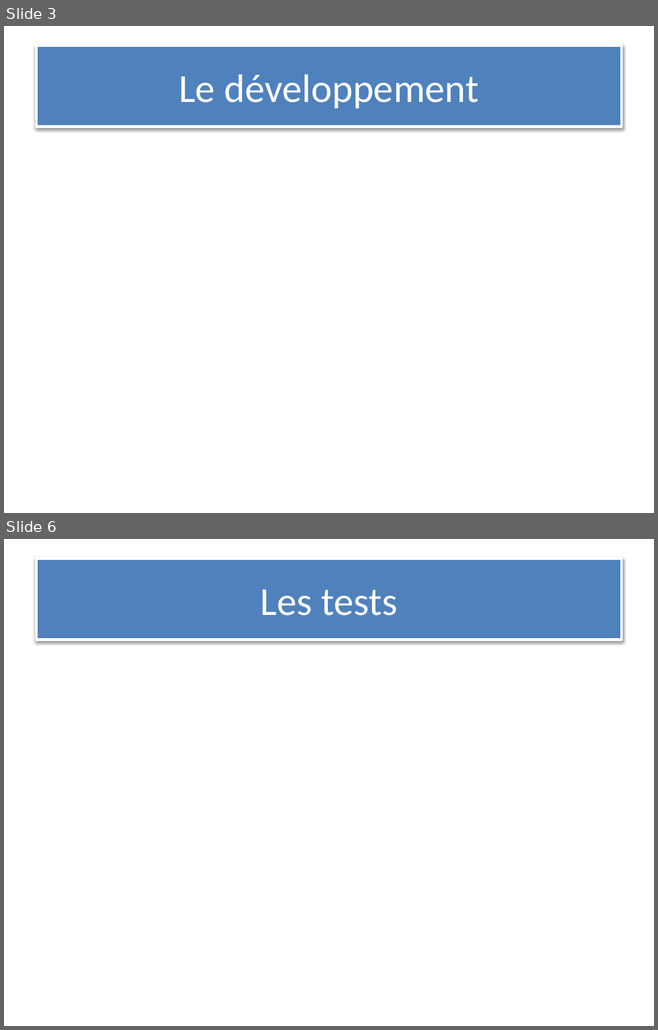
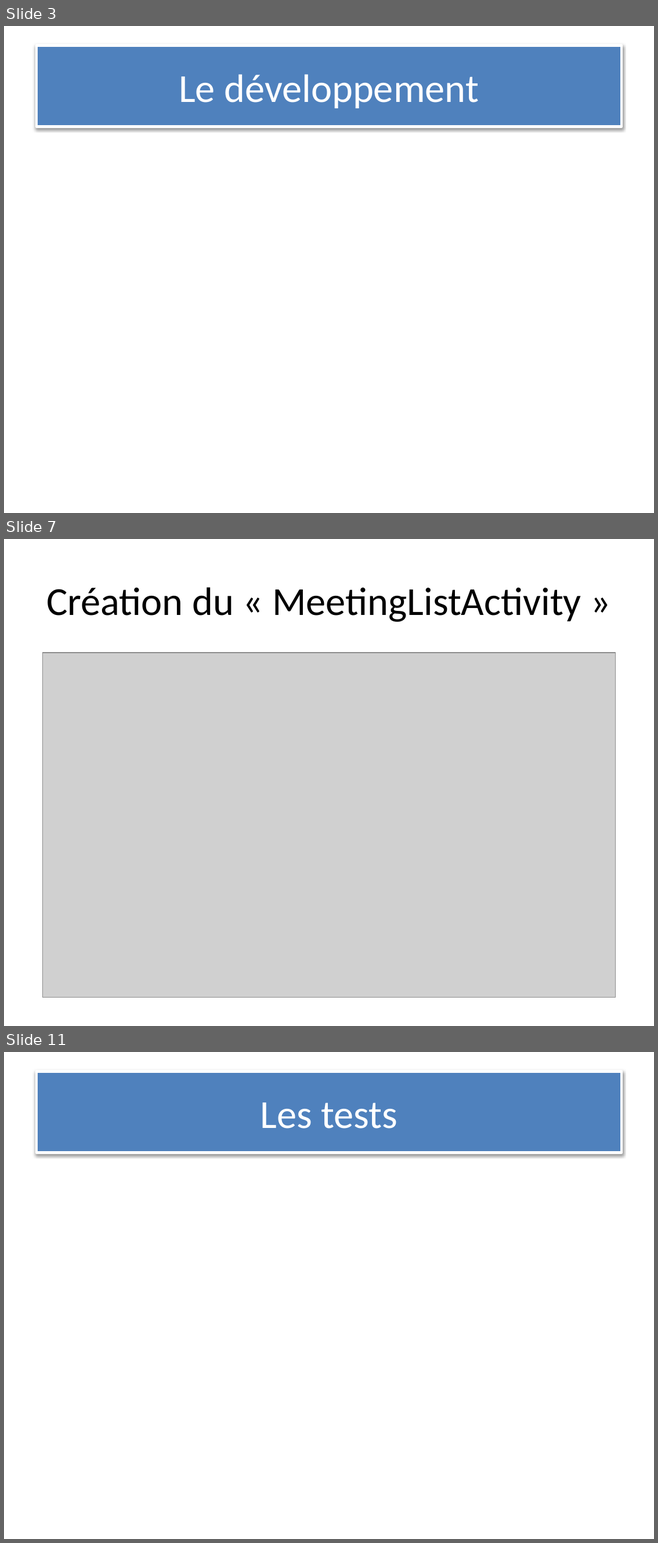
Before and after one commit to Luck-art/Projet_4_android, a slide deck: powerpoint/projet_4_powerpoint.pptx. Shown one above the other, each under a label of ours: slides 3 and 6 before the commit, slides 3, 7 and 11 after it; the slides between them are not shown. The pictures are 658x1030 and 658x1543 pixels, drawn with LibreOffice and Linux fonts; fonts in the diff are those of the drawing; grey boxes stand for pictures. Boxes give left, top, right and bottom in pixels: in the first picture for what was removed or moved away, otherwise in the second. Text is boxed around its words. In the diff, an @@ line names an element or a change of style, - is before the commit and + after.

```diff
--- a/powerpoint/projet_4_powerpoint.pptx
+++ b/powerpoint/projet_4_powerpoint.pptx
@@ slide 7 added at [4, 539, 654, 1026], background #FFFFFF @@
@@ title added at [46, 587, 581, 622], 44 pt, text #000000 @@
+Création du « MeetingListActivity »
@@ picture added at [42, 653, 615, 998] @@
@@ what was slide 6 is now slide 11 @@
```
Also in this commit, not shown: 8 slides changed, 8 other slides added, 2 slides removed, 7 other files.
